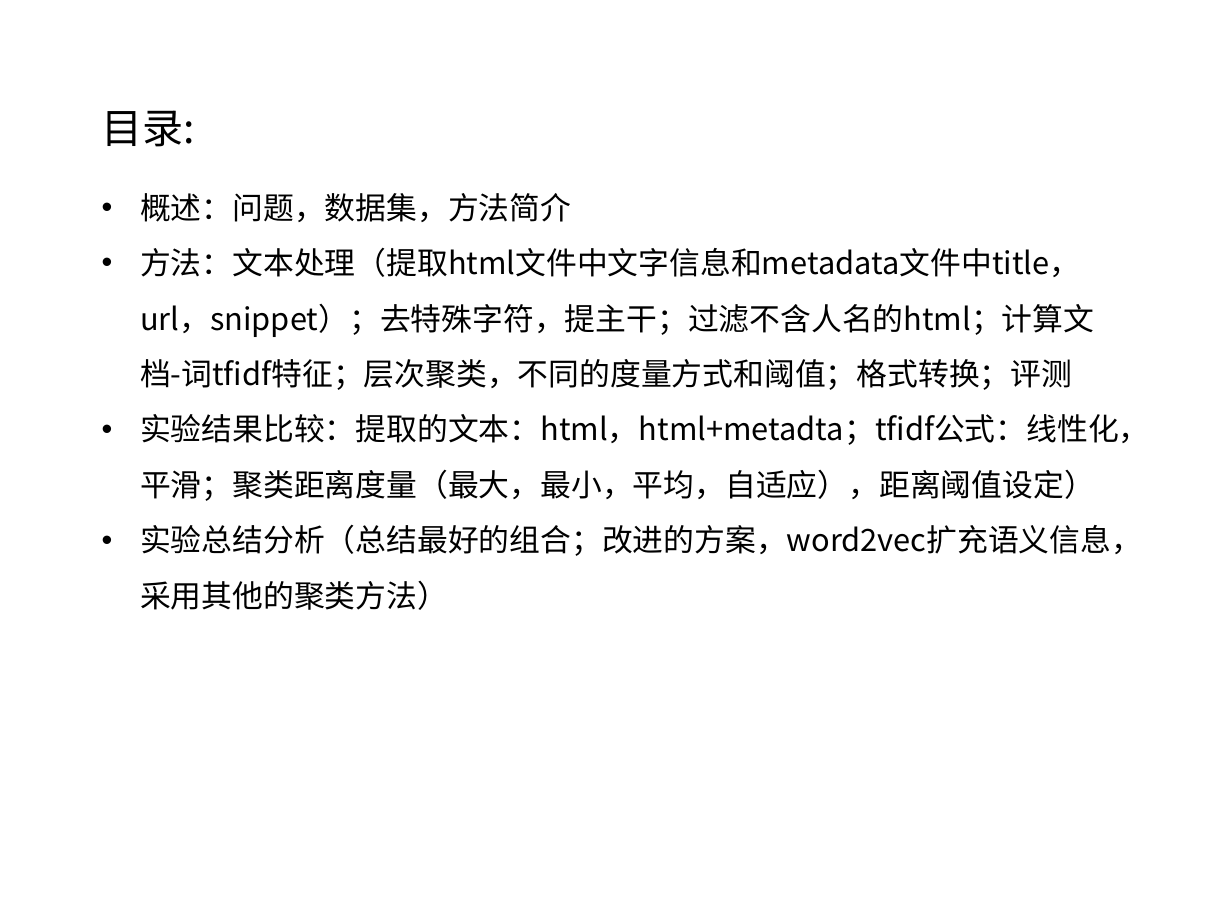
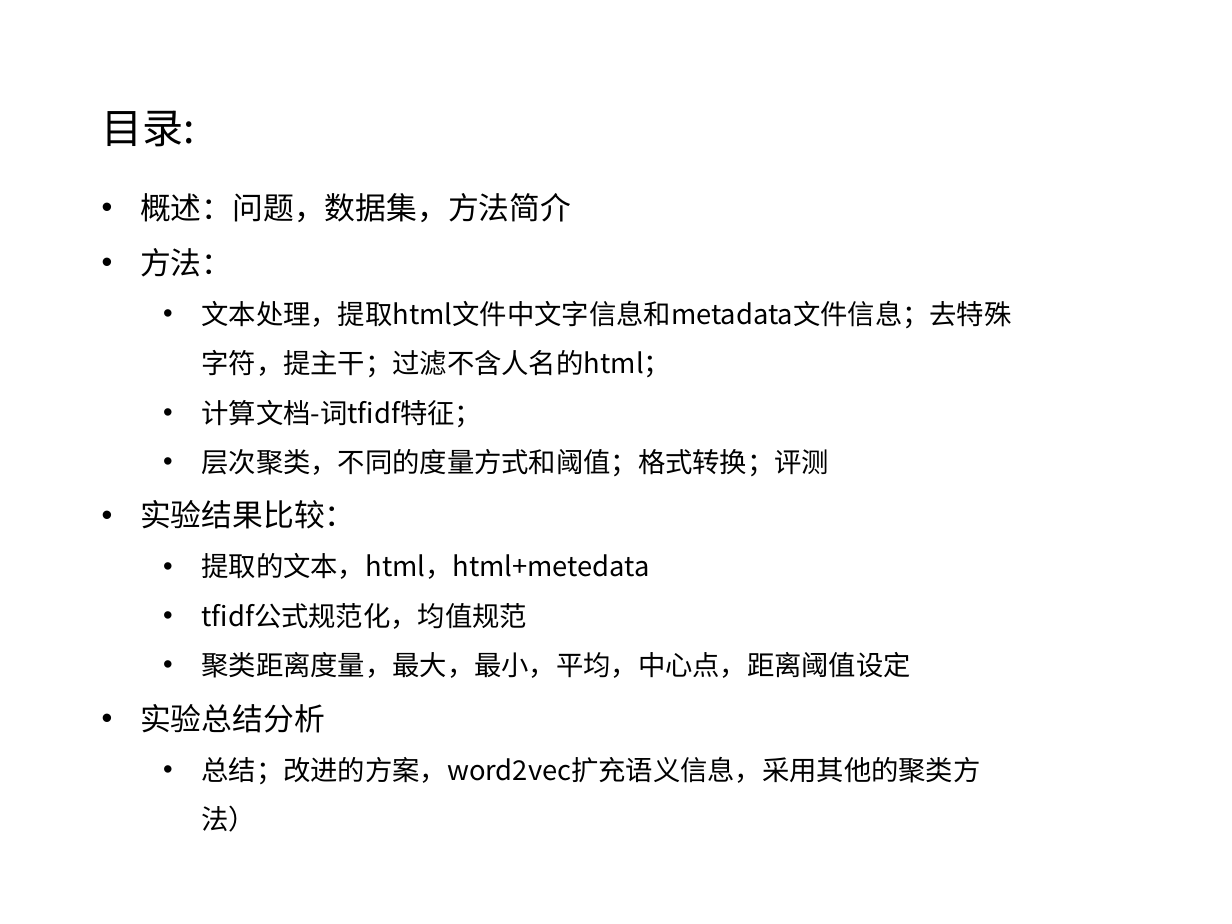
Before and after one commit to pku601/WePS2Clustering, a slide deck: slide 2 of clustering-lhq-wds.pptx. Drawn at 1232x924 pixels with LibreOffice and Linux fonts; fonts in the diff are those of the drawing; background and template pictures are left out. Boxes give left, top, right and bottom in pixels: in the first picture for what was removed or moved away, otherwise in the second. Text is boxed around its words. In the diff, an @@ line names an element or a change of style, - is before the commit and + after.

Commit message:
update ppt

```diff
--- a/clustering-lhq-wds.pptx
+++ b/clustering-lhq-wds.pptx
@@ text at [140, 248, 1012, 832]: text changed; size 18 to 16 pt @@
-• 方法：文本处理（提取html文件中文字信息和metadata文件中title，url，snippet）；去特殊字符，提主干；过滤不含人名的html；计算文档-词tfidf特征；层次聚类，不同的度量方式和阈值；格式转换；评测
-• 实验结果比较：提取的文本：html，html+metadta；tfidf公式：线性化，平滑；聚类距离度量（最大，最小，平均，自适应），距离阈值设定）
-• 实验总结分析（总结最好的组合；改进的方案，word2vec扩充语义信息，采用其他的聚类方法）
+• 方法：
+  • 文本处理，提取html文件中文字信息和metadata文件信息；去特殊字符，提主干；过滤不含人名的html；
+  • 计算文档-词tfidf特征；
+  • 层次聚类，不同的度量方式和阈值；格式转换；评测
+• 实验结果比较：
+  • 提取的文本，html，html+metedata
+  • tfidf公式规范化，均值规范
+  • 聚类距离度量，最大，最小，平均，中心点，距离阈值设定
+• 实验总结分析
+  • 总结；改进的方案，word2vec扩充语义信息，采用其他的聚类方法）
```
Also in this commit, not shown: 3 other slides changed.
